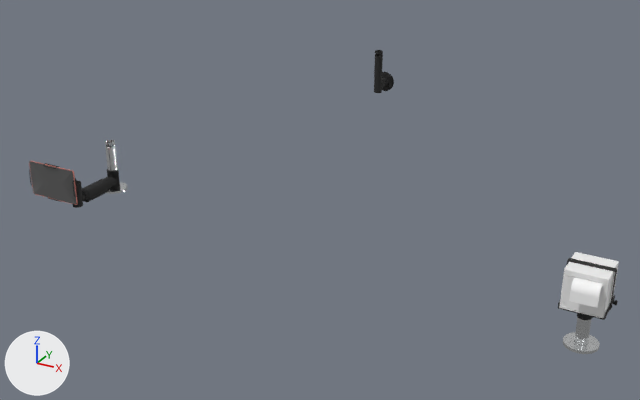
One commit to the glTF model projekt.glb: the scene before it, then after it.
Before and after are seen from a 50 mm camera at (1.36, -3.01, 1.33) aimed at (-0.12, -0.32, -0.01). Lighting does not change. The marker at lower left points along +X, +Y and +Z. The older version comes first. Where no turn or scale is listed for an object, it has been applied to the vertices.

Objects in the first picture: 'PL38_0000', 'PL38_0007', 'PL38_0007_full_c_1', 'PL38_0007_full_c_2', 'PL38_0008_A', 'PL38_0008_C', 'PL38_0008_full_1', 'PL38_0008_full_2', 'PL38_0100__Flex_Arm_A', 'PL38_0100__Flex_Arm_B', 'PL38_0200' and 1 more.
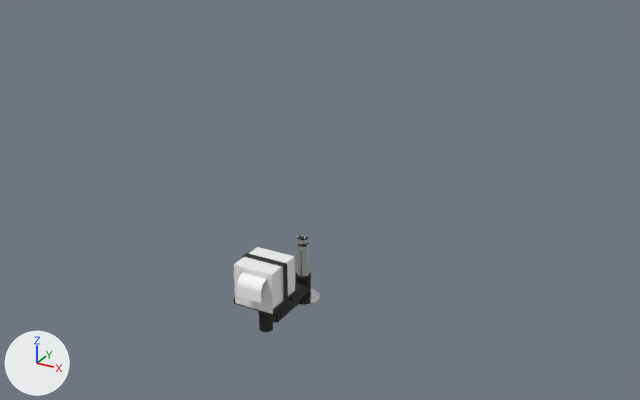
Commit message: AR update

ob_scene is not drawn itself; it is the parent of ob_pl38_0200.
ob_scene_001 is not drawn itself; it is the parent of ob_pl38_0200.
ob_scene_004 is not drawn itself; it is the parent of ob_pl38_0200_001.

The change, as a diff of the scene's bpy script:
```diff
--- a/projekt.glb.py
+++ b/projekt.glb.py
@@ me_mesh_2 @@
 me_mesh_2.from_pydata(...)  # 13274 vertices, 26568 faces; spans x -0.076..0.076, y -0.06..0.06, z -0.081..0.081
-me_mesh_2.materials.append(mat_material_2)  # black #262626
+me_mesh_2.materials.append(mat_material_7)  # black #262626
@@ me_mesh_7 @@
 me_mesh_7.from_pydata(...)  # 6747 vertices, 13494 faces; spans x -0.025..0.025, y -0.104..0.104, z -0.038..0.038
-me_mesh_7.materials.append(mat_material_7)  # black #262626
+me_mesh_7.materials.append(mat_material_0)  # black #262626
@@ me_mesh_8 @@
 me_mesh_8.from_pydata(...)  # 1497 vertices, 3004 faces; spans x -0.019..0.019, y -0.099..0.1, z -0.043..0.043
-me_mesh_8.materials.append(mat_material_8)  # black #262626
+me_mesh_8.materials.append(mat_material_2)  # black #262626
@@ ob_scene @@
 ob_scene.parent = ob_node_28
-ob_scene.location = (-0.423, 0.859, 0.159)
-ob_scene.scale = (0.01, 0.01, 0.01)
+ob_scene.location = (0.2, -1.002, 0.0954)
+ob_scene.scale = (0.00998, 0.00998, 0.00998)
@@ ob_pl38_0000 @@
-ob_pl38_0000 = bpy.data.objects.new('PL38_0000', me_mesh_0)
@@ ob_scene_001 @@
 ob_scene_001.parent = ob_node_28
-ob_scene_001.location = (0.973, -0.773, 0.0461)
-ob_scene_001.scale = (0.00998, 0.00998, 0.00998)
+ob_scene_001.location = (0.2, -1.081, 0.0403)
+ob_scene_001.rotation_euler = (0.0, 0.0, 1.571)  # degrees (0, 0, 90)
+ob_scene_001.scale = (0.01, 0.01, 0.01)
@@ ob_pl38_0200 @@
 ob_pl38_0200 = bpy.data.objects.new('PL38_0200', me_mesh_1)
-ob_pl38_0200.parent = ob_scene_001
+ob_pl38_0200.parent = ob_scene
 ob_pl38_0200.location = (0.0, 0.0, 0.0)
@@ ob_pl38_0007 @@
 ob_pl38_0007 = bpy.data.objects.new('PL38_0007', me_mesh_2)
-ob_pl38_0007.location = (0.973, -0.773, 0.118)
+ob_pl38_0007.location = (0.199, -1.21, 0.138)
@@ ob_pl38_0007_full_c_1 @@
 ob_pl38_0007_full_c_1 = bpy.data.objects.new('PL38_0007_full_c_1', me_mesh_3)
-ob_pl38_0007_full_c_1.location = (0.973, -0.788, 0.138)
+ob_pl38_0007_full_c_1.location = (0.199, -1.225, 0.158)
@@ ob_pl38_0007_full_c_2 @@
 ob_pl38_0007_full_c_2 = bpy.data.objects.new('PL38_0007_full_c_2', me_mesh_4)
-ob_pl38_0007_full_c_2.location = (0.973, -0.788, 0.138)
+ob_pl38_0007_full_c_2.location = (0.199, -1.225, 0.158)
@@ ob_pl38_0007_full_c_3 @@
 ob_pl38_0007_full_c_3 = bpy.data.objects.new('PL38_0007_full_c_3', me_mesh_5)
-ob_pl38_0007_full_c_3.location = (0.973, -0.788, 0.138)
+ob_pl38_0007_full_c_3.location = (0.199, -1.225, 0.158)
@@ ob_pl38_0007_full_c_4 @@
 ob_pl38_0007_full_c_4 = bpy.data.objects.new('PL38_0007_full_c_4', me_mesh_6)
-ob_pl38_0007_full_c_4.location = (0.973, -0.788, 0.138)
+ob_pl38_0007_full_c_4.location = (0.199, -1.225, 0.158)
@@ ob_scene_004 @@
 ob_scene_004 = bpy.data.objects.new('Scene.004', None)
-ob_scene_004.parent = ob_node_28
-ob_scene_004.location = (-0.937, -0.535, 0.0461)
-ob_scene_004.scale = (0.00998, 0.00998, 0.00998)
+ob_scene_004.parent = ob_scene_003
+ob_scene_004.location = (0.0, -1.6, 2.133)
@@ ob_pl38_0100__flex_arm_a @@
 ob_pl38_0100__flex_arm_a = bpy.data.objects.new('PL38_0100__Flex_Arm_A', me_mesh_7)
-ob_pl38_0100__flex_arm_a.location = (-0.937, -0.614, -0.009)
+ob_pl38_0100__flex_arm_a.location = (0.2, -1.081, 0.04)
@@ ob_pl38_0100__flex_arm_b @@
 ob_pl38_0100__flex_arm_b = bpy.data.objects.new('PL38_0100__Flex_Arm_B', me_mesh_8)
-ob_pl38_0100__flex_arm_b.location = (-0.937, -0.662, -0.004)
+ob_pl38_0100__flex_arm_b.location = (0.199, -1.129, 0.045)
@@ ob_pl38_0008_a @@
-ob_pl38_0008_a = bpy.data.objects.new('PL38_0008_A', me_mesh_9)
@@ ob_pl38_0008_c @@
-ob_pl38_0008_c = bpy.data.objects.new('PL38_0008_C', me_mesh_11)
@@ ob_pl38_0008_full_1 @@
-ob_pl38_0008_full_1 = bpy.data.objects.new('PL38_0008_full_1', me_mesh_12)
@@ ob_pl38_0008_full_2 @@
-ob_pl38_0008_full_2 = bpy.data.objects.new('PL38_0008_full_2', me_mesh_13)
```

Location of each change, (x1, y1, x2, y2) in pixels of the pictures (640 x 400 px):
'PL38_0007_full_c_2', moved
    before: (559, 252, 619, 319)
    after: (234, 247, 295, 314)
'PL38_0200', moved, rescaled, turned
    before: (563, 317, 600, 354)
    after: (296, 235, 320, 307)
'PL38_0008_full_2', deleted
    before: (29, 161, 77, 204)
'PL38_0007_full_c_1', moved
    before: (569, 277, 603, 308)
    after: (237, 272, 267, 303)
'PL38_0100__Flex_Arm_A', recoloured, moved
    before: (82, 168, 120, 202)
    after: (274, 272, 311, 323)
'PL38_0007', recoloured, moved
    before: (558, 258, 618, 320)
    after: (234, 253, 296, 316)
'PL38_0000', deleted (black)
    before: (374, 50, 394, 93)
'PL38_0200.001', no longer drawn
    before: (105, 140, 127, 194)
'PL38_0100__Flex_Arm_B', recoloured, moved
    before: (72, 183, 86, 208)
    after: (259, 313, 277, 332)
'PL38_0008_full_1', deleted
    before: (29, 161, 78, 205)
'PL38_0008_C', deleted
    before: (29, 163, 78, 202)
'PL38_0008_A', deleted (mostly hidden)
    before: (76, 181, 82, 194)
